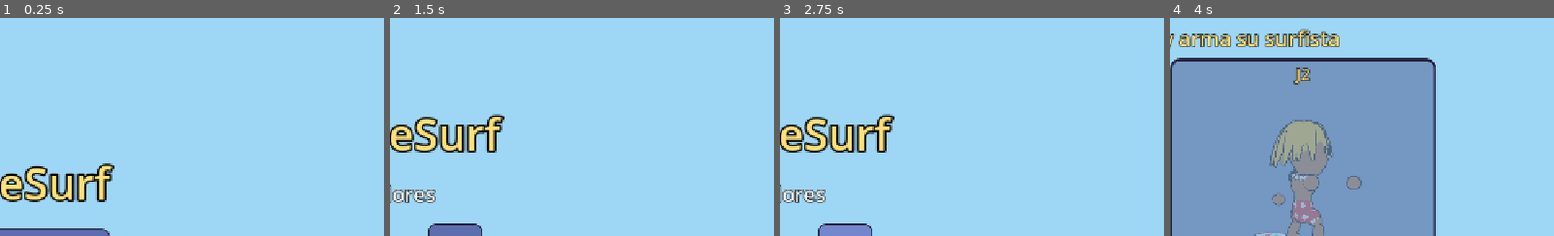
Above: before the commit, frames 1-4 (left to right).
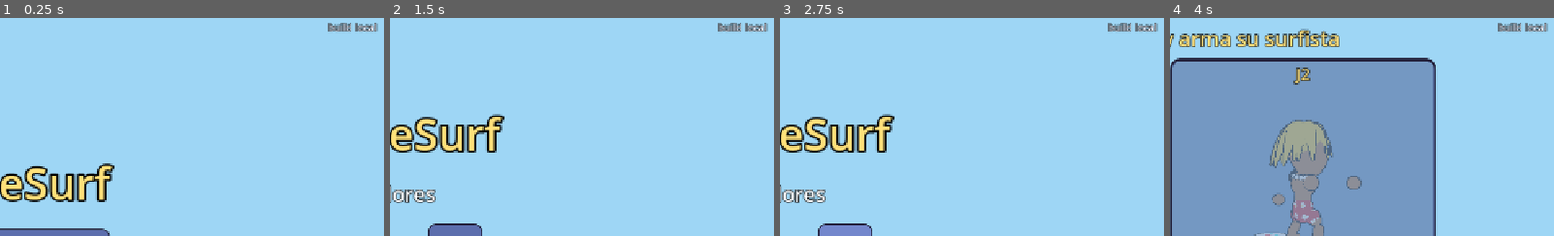
Above: after the commit, the same moments.

Repository: asimplesurfer/simplesurf
Game: Godot game, scene res://ui/menus/character_select.tscn
Two runs of this game, one before a commit and one after it. Both use one fixed random seed, a clock stepped at 60 frames per second and the inputs below. Sound files missing from this copy of the repository are replaced by a short silence.
Inputs (mouse positions are % of the whole screen's width and height, from its top left):
- Up to frame 1 (0.25 s): no input
- Up to frame 2 (1.5 s): click "JUGAR" at 0.5 s; click "<" at 1.25 s
- Up to frame 3 (2.75 s): click ">" at 2 s
- Up to frame 4 (4 s): click "¡Vamos!" at 2.75 s; tap Enter at 3.5 s; move the mouse to (72, 45) at 3.52 s; hold D (p1_right) from 3.53 s (still down); hold Space (p1_a) from 3.53 s (still down); click (72, 45) at 3.67 s
The pictures show only the part of the screen within x 50-100%, y 0-50%; the shares and areas given below are measured in that part.

The runs differ from the first frame. In frame 1, 0.4% of the frame differs, in the area x 85-99%, y 2-7%; in frame 2, 0.4%; in frame 3, 0.4%; in frame 4, 0.4%.

Commit message:
Bots: vuelven a pelearse entre ellos pero evitan la sombra del derrape; número de build en el menú
- Los bots se tiran con el derrape a cualquiera (bot o persona), como antes.
- Ponderación de la línea: con un rival adelante, en vez de seguirlo justo
  detrás por la línea más corta, se van al borde del cono de su derrape que
  menos los aparta (y lo mantienen hasta pasarlo). Cada rival se decide una
  vez: Imposible siempre, Profesional 75 %.
- El número de build (la corrida de Web build) se ve arriba a la derecha en
  el menú y en la ayuda H; lo pone el CI al publicar.

Co-Authored-By: Claude Opus 5.5 <noreply@anthropic.com>
Claude-Session: https://claude.ai/code/session_0158oNfJa2g5qsqyuATh8Mjh

Diff:
--- a/ai/ai_controller.gd
+++ b/ai/ai_controller.gd
@@ -63,6 +63,14 @@
 var _ring_peak_choice: bool = false
 var _water: Water
 var _last_lap: int = -1
+## Sombra del derrape: por cada rival de adelante, si decidió no quedarse
+## detrás (id -> bool) y de qué lado lo pasa (id -> -1 / 1).
+var _shadow_choice: Dictionary = {}
+var _shadow_side: Dictionary = {}
+## Hasta cuántos metros más allá del alcance del derrape mira la sombra, y
+## cuánto margen deja al costado del cono.
+const SHADOW_EXTRA := 6.0
+const SHADOW_MARGIN := 1.4
 ## El destino de ahora es su línea (no una ola, un aro, una roca o un rival).
 var _on_line: bool = false
 ## Siguiendo su línea, apunta a este punto más adelante (m).
@@ -247,26 +255,44 @@
 		target = lateral
 		_on_line = false
 
-	# Rival adelante y cerca: no quedarse justo detrás (puede derrapar).
-	# Rival justo detrás: derraparle encima.
+	# Rivales. Adelante: no quedarse en la "sombra" de su derrape (el cono de
+	# agua que barre hacia atrás), aunque esa sea la línea más corta: se va al
+	# borde del cono que menos lo aparta de donde quería ir, y lo mantiene hasta
+	# pasarlo. Cada rival se decide una vez (los mejores casi siempre lo
+	# esquivan). Atrás y cerca: derraparle encima (a quien sea, bot o persona).
+	var range_back := rider.stats.drift_range + SHADOW_EXTRA
+	var tan_cone := tan(deg_to_rad(rider.stats.drift_cone_half_angle))
 	for other in race.racers if race else []:
 		if other == rider or other.is_fallen():
 			continue
+		var id := other.get_instance_id()
 		var ahead := _arc_ahead(angle, track.angle_of(other.position), lateral)
-		var dlat := track.lateral_of(other.position) - lateral
-		# Los buenos se salen del todo del cono que barre el derrape del de
-		# adelante (se abre con la distancia), así no los pueden tirar.
-		var cone := 0.8 + maxf(ahead, 0.0) * tan(deg_to_rad(rider.stats.drift_cone_half_angle)) + 1.2
-		if ahead > 0.0 and ahead < rider.stats.drift_range + 4.0 and absf(dlat) < cone and _rng.randf() < difficulty.evade_skill:
-			var away := -1.0 if dlat > 0.0 else 1.0
-			target = track.lateral_of(other.position) + away * (cone + 0.6)
-			_on_line = false
-		elif ahead > 0.0 and ahead < 10.0 and absf(dlat) < 2.5:
-			target = lateral + (4.0 if dlat <= 0.0 else -4.0)
-			_on_line = false
-		elif ahead < 0.0 and ahead > -6.0 and absf(dlat) < 2.5 and (other.is_human or not _people_racing()):
-			# Derrapa para tirar a las personas (entre bots no se pelean, salvo
-			# en la demo, que son todos bots).
+		var other_lat := track.lateral_of(other.position)
+		var dlat := other_lat - lateral
+		if ahead > 0.0 and ahead < range_back:
+			if not _shadow_choice.has(id):
+				_shadow_choice[id] = _rng.randf() < difficulty.evade_skill
+			var cone := 0.8 + ahead * tan_cone + SHADOW_MARGIN
+			if _shadow_choice[id] and absf(target - other_lat) < cone:
+				var left := other_lat - cone
+				var right := other_lat + cone
+				if not _shadow_side.has(id):
+					var side := -1 if absf(left - target) < absf(right - target) else 1
+					if side < 0 and left < -lane:
+						side = 1
+					elif side > 0 and right > lane:
+						side = -1
+					_shadow_side[id] = side
+				target = other_lat + cone * _shadow_side[id]
+				_on_line = false
+			elif not _shadow_choice[id] and ahead < 10.0 and absf(dlat) < 2.5:
+				# Sin esquivar la sombra, al menos no chocarlo de atrás.
+				target = lateral + (4.0 if dlat <= 0.0 else -4.0)
+				_on_line = false
+		else:
+			_shadow_choice.erase(id)
+			_shadow_side.erase(id)
+		if ahead < 0.0 and ahead > -6.0 and absf(dlat) < 2.5:
 			if rider.speed > rider.stats.drift_min_speed + 1.0 and _rng.randf() < difficulty.aggression:
 				_drift_timer = 0.6
 
@@ -315,16 +341,6 @@
 	_target_lateral = clampf(target, -lane, lane)
 
 
-## true si en la carrera corre alguna persona.
-func _people_racing() -> bool:
-	if race == null:
-		return false
-	for r in race.racers:
-		if r.is_human:
-			return true
-	return false
-
-
 ## Desvío lateral al que va según su habilidad: entre su camino (que cambia
 ## cada vuelta) y la línea más corta de la pista (RacingLine).
 func _line_target(angle: float, lane: float) -> float:
--- a/ai/ai_difficulty.gd
+++ b/ai/ai_difficulty.gd
@@ -124,7 +124,7 @@
 			d.eager_turbo = true
 			d.trick_margin = 0.11
 			d.rock_throttle = 0.7
-			d.evade_skill = 0.35
+			d.evade_skill = 0.75
 			d.rock_margin = 0.6
 		4:
 			# Lo mejor que se puede jugar, sin ninguna ventaja: la línea más corta
--- /dev/null
+++ b/core/build_info.gd
@@ -0,0 +1,11 @@
+class_name BuildInfo
+extends RefCounted
+## Número de build (lo pone el CI al publicar: el número de la corrida de
+## "Web build" en GitHub Actions). Se ve arriba a la derecha en el menú, así se
+## sabe si ya se está viendo la última versión. 0 = versión local.
+
+const BUILD := 0
+
+
+static func label() -> String:
+	return "build %d" % BUILD if BUILD > 0 else "build local"
--- a/tests/suites/test_memory.gd
+++ b/tests/suites/test_memory.gd
@@ -70,4 +70,4 @@
 	)
 	_check(last.orphans <= first.orphans, "no quedan nodos sueltos (%d -> %d)" % [first.orphans, last.orphans])
 	_check(in_race_growth <= 200, "durante la carrera no crece la memoria (+%d objetos en 10 s)" % in_race_growth)
-	_check(menu_nodes <= 4 and after_menu <= last.nodes + 2, "el menú no se acumula al rearmarse (%d hijos)" % menu_nodes)
+	_check(menu_nodes <= 5 and after_menu <= last.nodes + 2, "el menú no se acumula al rearmarse (%d hijos: fondo, miniaturas, pantalla, demo y build)" % menu_nodes)
--- a/ui/hud/hud.gd
+++ b/ui/hud/hud.gd
@@ -462,7 +462,7 @@
 		+ "Levantarse: spamear ESPACIO o botón de abajo\n"
 		+ "Pantalla dividida: V   ·   Esc: menú   ·   H: ocultar ayuda   ·   P: FPS\n"
 		+ "G: ver los trucos uno por uno (cámara lenta)\n"
-		+ "Si no responde, haz clic en el juego"
+		+ "Si no responde, haz clic en el juego   ·   %s" % BuildInfo.label()
 	)
 
 
--- a/ui/menus/character_select.gd
+++ b/ui/menus/character_select.gd
@@ -149,6 +149,15 @@
 			_build_setup()
 	_demo_label = _label("", 16, Palette.UI_SOFT_TEXT)
 	_demo_label.position = Vector2(20.0, 4.0)
+	# Número de build, arriba a la derecha (para saber si ya está lo último).
+	var build := _label(BuildInfo.label(), 16, Palette.UI_SOFT_TEXT)
+	build.name = "BuildLabel"
+	build.set_anchors_preset(Control.PRESET_TOP_RIGHT)
+	build.offset_left = -160.0
+	build.offset_right = -12.0
+	build.offset_top = 4.0
+	build.horizontal_alignment = HORIZONTAL_ALIGNMENT_RIGHT
+	add_child(build)
 	add_child(_demo_label)
 
 
Not shown, added: core/build_info.gd.uid
